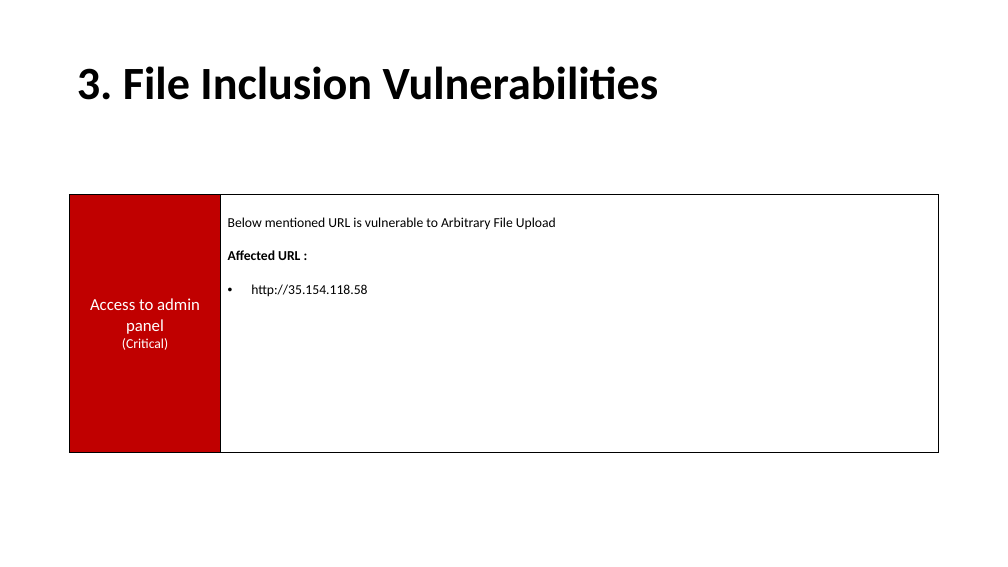
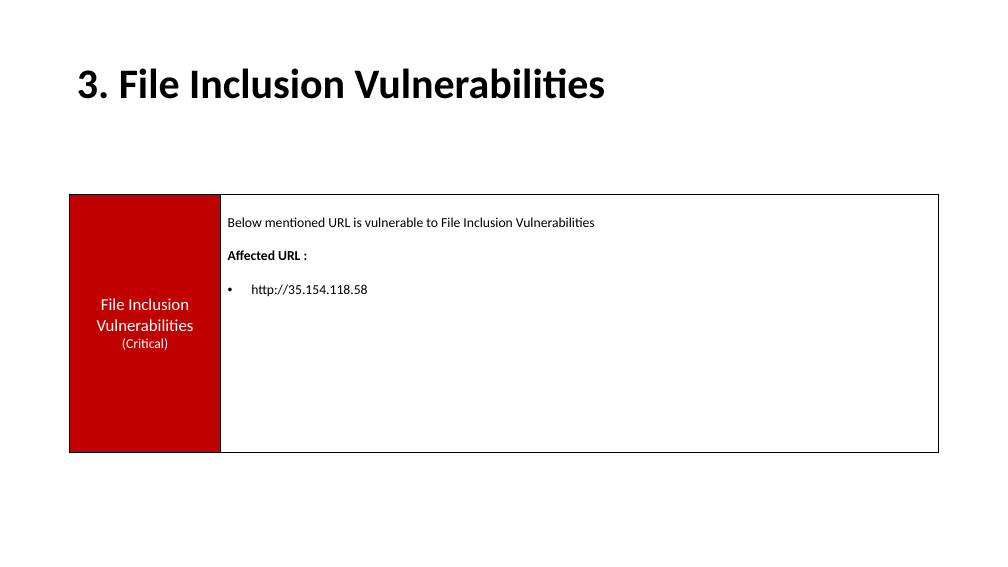
Before and after one commit to RocktimRajkumar/CEH-hack-a-thon, a slide deck: slide 20 of reports/Lifestyle Store/LifeStyle Store Application Reports.pptx. Drawn at 1008x567 pixels with LibreOffice and Linux fonts; fonts in the diff are those of the drawing. Boxes give left, top, right and bottom in pixels: in the first picture for what was removed or moved away, otherwise in the second. Text is boxed around its words. In the diff, an @@ line names an element or a change of style, - is before the commit and + after.

```diff
--- a/reports/Lifestyle Store/LifeStyle Store Application Reports.pptx
+++ b/reports/Lifestyle Store/LifeStyle Store Application Reports.pptx
@@ title "3. File Inclusion Vulnerabilities" at (77, 68, 605, 99): size 44 to 40 pt @@
@@ table at (70, 151, 939, 453) @@
-row 2, column 1: Access to admin panel / (Critical)
+row 2, column 1: File Inclusion Vulnerabilities / (Critical)
-row 2, column 2: Below mentioned URL is vulnerable to Arbitrary File Upload / Affected URL : / http://35.154.118.58
+row 2, column 2: Below mentioned URL is vulnerable to File Inclusion Vulnerabilities / Affected URL : / http://35.154.118.58
```
Also in this commit, not shown: 23 other slides changed, 3 slides added, 3 slides removed, 1 other file.
